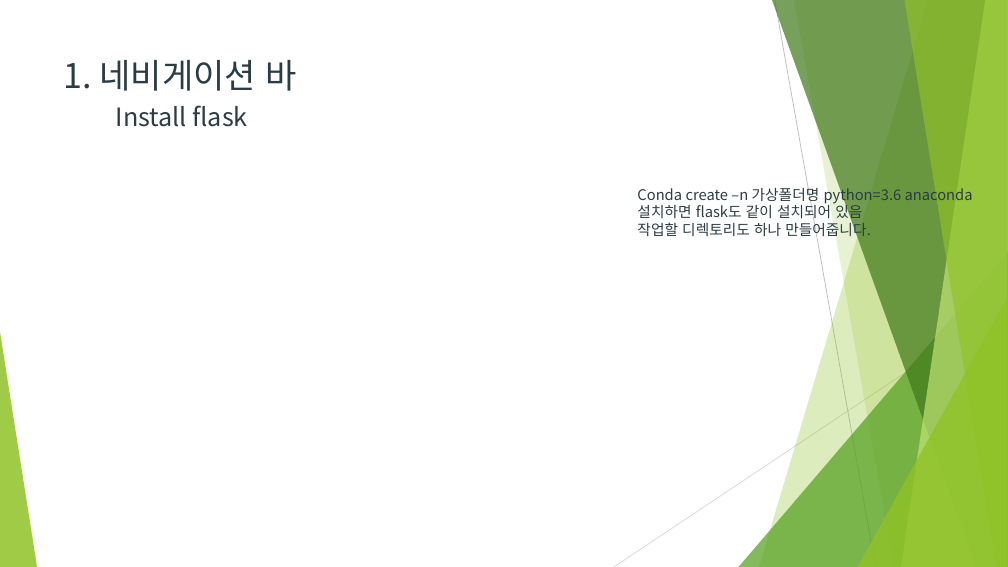
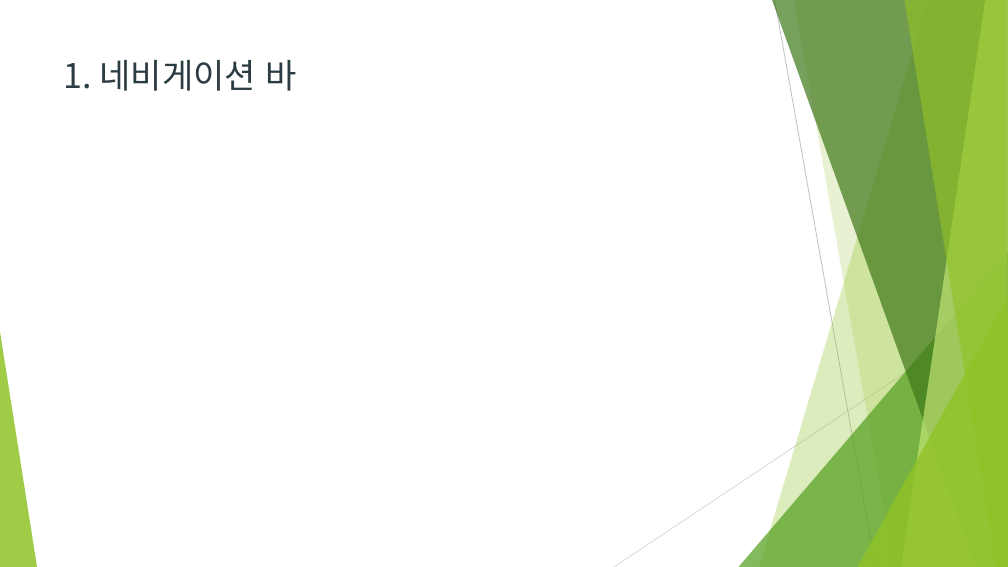
Before and after one commit to Heechul90/Jump_To_Flask, a slide deck: slide 3 of study/3. 플라스크 심화/플라스크 심화.pptx. Drawn at 1008x567 pixels with LibreOffice and Linux fonts; fonts in the diff are those of the drawing. Boxes give left, top, right and bottom in pixels: in the first picture for what was removed or moved away, otherwise in the second. Text is boxed around its words. In the diff, an @@ line names an element or a change of style, - is before the commit and + after.

Commit message:
flask

```diff
--- a/study/3. 플라스크 심화/플라스크 심화.pptx
+++ b/study/3. 플라스크 심화/플라스크 심화.pptx
@@ text removed at (116, 105, 248, 127) @@
-Install flask
@@ text removed at (637, 185, 973, 239) @@
-Conda create –n 가상폴더명 python=3.6 anaconda
-설치하면 flask도 같이 설치되어 있음
-작업할 디렉토리도 하나 만들어줍니다.
```
